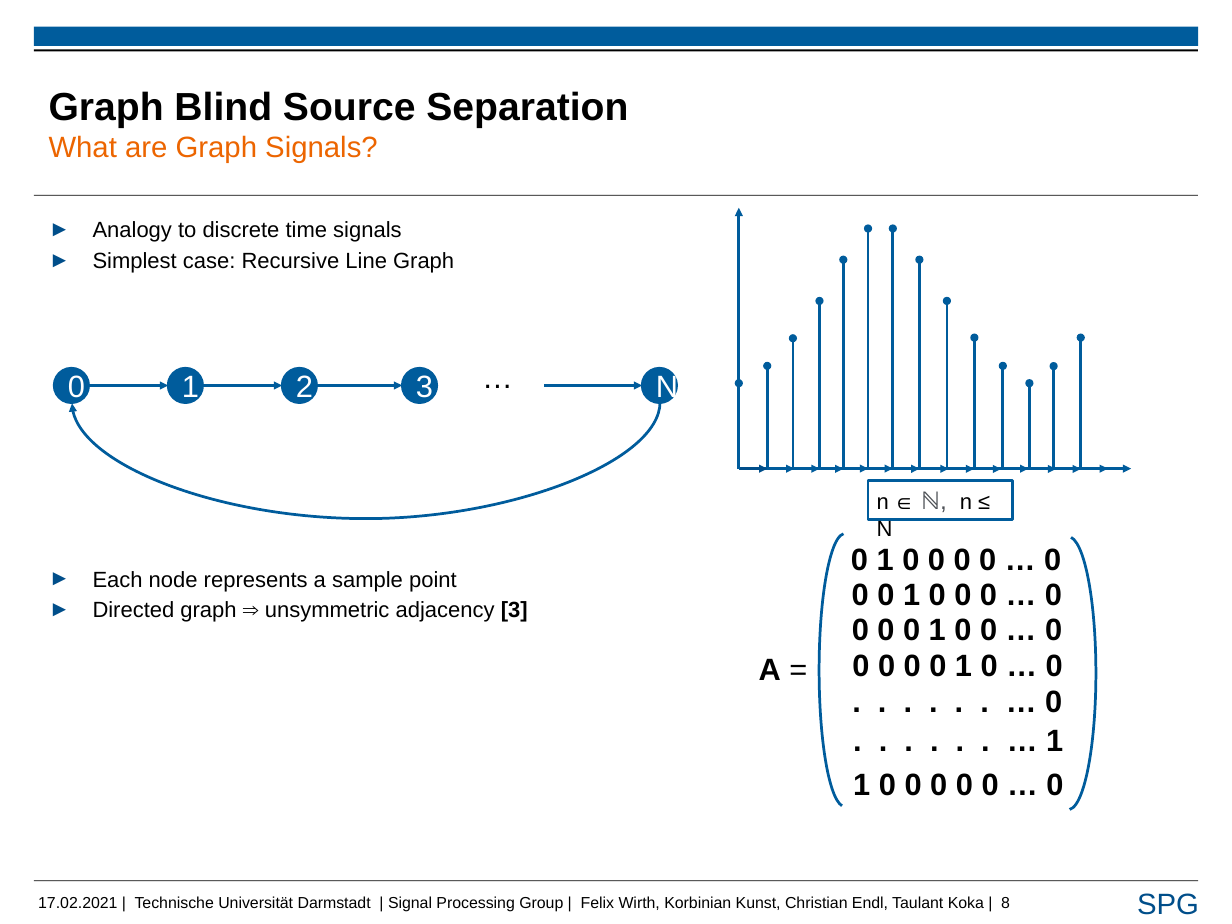
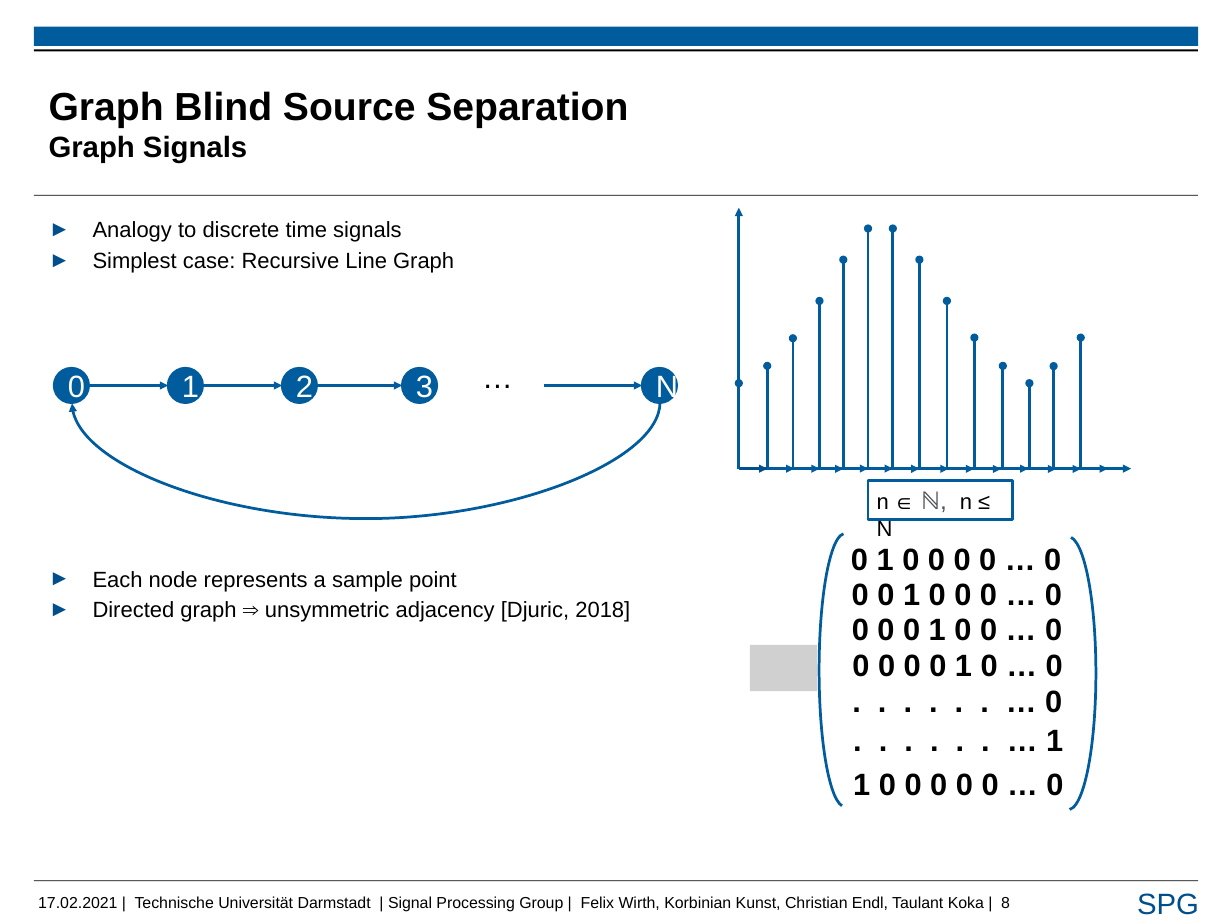
Before and after one commit to FelixUniDa/EEG-Project, a slide deck: slide 8 of Presentation/Taulant_pres_rsp.pptx. Drawn at 1232x924 pixels with LibreOffice and Linux fonts; fonts in the diff are those of the drawing; grey boxes stand for pictures; background and template pictures are left out. Boxes give left, top, right and bottom in pixels: in the first picture for what was removed or moved away, otherwise in the second. Text is boxed around its words. In the diff, an @@ line names an element or a change of style, - is before the commit and + after.

```diff
--- a/Presentation/Taulant_pres_rsp.pptx
+++ b/Presentation/Taulant_pres_rsp.pptx
@@ title at bbox=[49, 91, 628, 163]: text changed @@
-Graph Blind Source Separation
-What are Graph Signals?
+Graph Blind Source Separation
+Graph Signals
@@ text at bbox=[93, 601, 630, 622]: text changed @@
-► Directed graph ⇒ unsymmetric adjacency [3]
+► Directed graph ⇒ unsymmetric adjacency [Djuric, 2018]
@@ picture added at bbox=[750, 645, 817, 692] @@
@@ text removed at bbox=[759, 658, 781, 680] @@
-A =
```
Also in this commit, not shown: 14 other slides changed.
